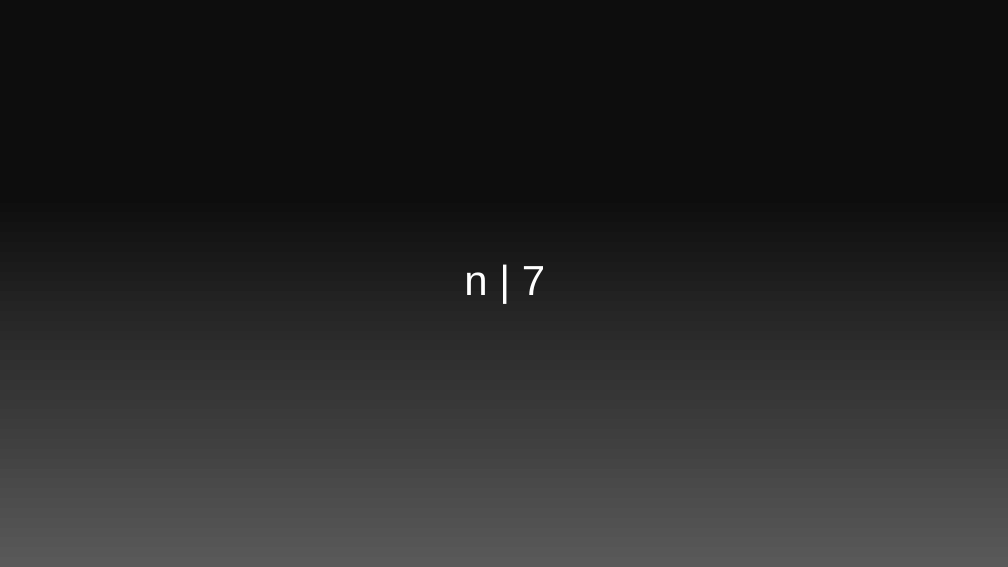
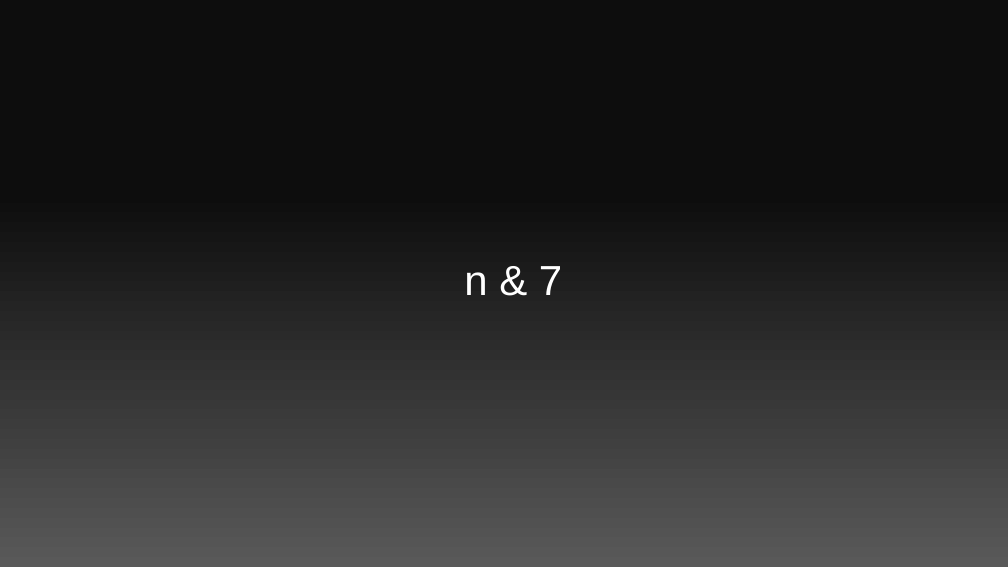
Before and after one commit to Pobbylee/fastcampus_python, a slide deck: slide 54 of 151228/151228.pptx. Drawn at 1008x567 pixels with LibreOffice and Linux fonts; fonts in the diff are those of the drawing. Boxes give left, top, right and bottom in pixels: in the first picture for what was removed or moved away, otherwise in the second. Text is boxed around its words. In the diff, an @@ line names an element or a change of style, - is before the commit and + after.

```diff
--- a/151228/151228.pptx
+++ b/151228/151228.pptx
@@ text at [464, 266, 562, 295]: text changed @@
-n | 7
+n & 7
```
Also in this commit, not shown: 1 other file.
